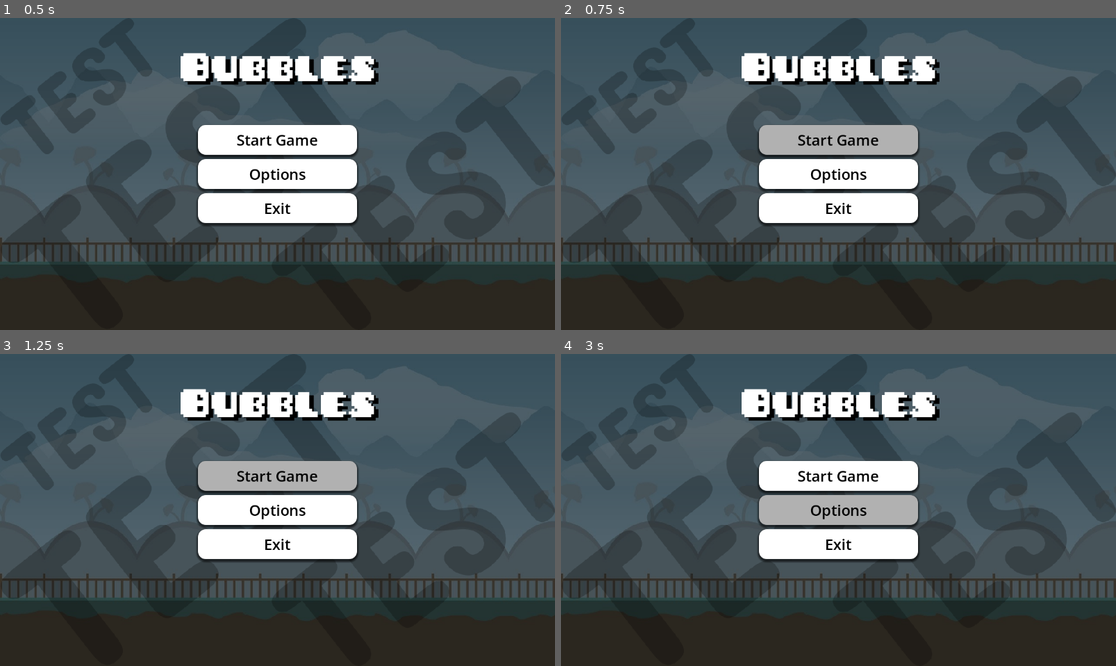
Above: before the commit, frames 1-4 (two rows, left to right).
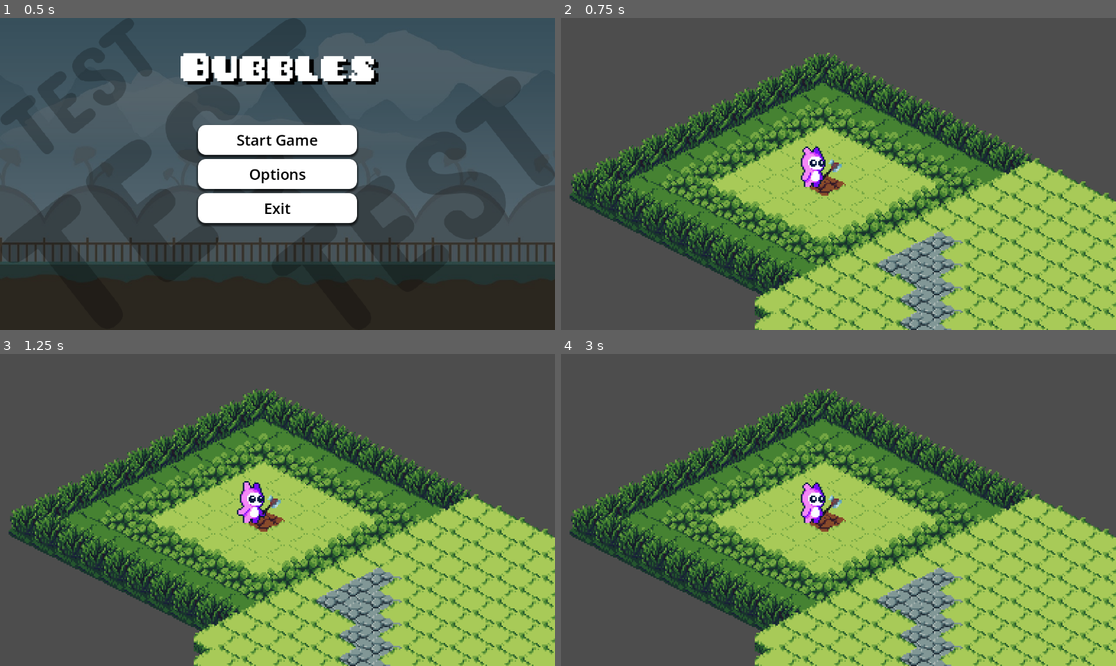
Above: after the commit, the same moments.

Repository: capuae123/nameless
Game: Godot game, scene res://main_menu.tscn
Same seed, same stepped clock (60 frames per second), same inputs: the game is played once before the commit and once after it.
Inputs (mouse positions are in pixels of both pictures, inside the frame that each line leads up to):
- Up to frame 1 (0.5 s): no input
- Up to frame 2 (0.75 s): click "Start Game" at 0.5 s
- Up to frame 3 (1.25 s): no input
- Up to frame 4 (3 s): click (838, 475) at 1.25 s, where only the run before the commit has a clickable "Start Game"; click (838, 475) at 2 s, where only the run before the commit has a clickable "Start Game"; click (838, 510) at 2.75 s, where only the run before the commit has a clickable "Options"

Frame 1 is identical in both runs. In frame 2, 76% of the frame differs, in the area x 0-100%, y 0-100%; in frame 3, 76%; in frame 4, 76%.

Commit message:
bubbles and menu function

Diff:
--- a/Scenes/cold_bubble.tscn
+++ b/Scenes/cold_bubble.tscn
@@ -1,13 +1,13 @@
 [gd_scene load_steps=3 format=3 uid="uid://cwceianb7k7la"]
 
 [ext_resource type="Script" path="res://Scripts/cold_bubble.gd" id="1_awhct"]
-
-[sub_resource type="CanvasTexture" id="CanvasTexture_0671j"]
+[ext_resource type="Texture2D" uid="uid://3355rkr7i7oo" path="res://Blue Bubble.png" id="2_usnbs"]
 
 [node name="ColdBubble" type="Node2D"]
 script = ExtResource("1_awhct")
 
 [node name="Sprite2D" type="Sprite2D" parent="."]
 modulate = Color(0.133333, 1, 1, 1)
-scale = Vector2(6.695, 6.695)
-texture = SubResource("CanvasTexture_0671j")
+position = Vector2(3, 0)
+scale = Vector2(0.58, 0.5975)
+texture = ExtResource("2_usnbs")
--- a/Scenes/hot_bubble.tscn
+++ b/Scenes/hot_bubble.tscn
@@ -1,13 +1,14 @@
-[gd_scene load_steps=3 format=3 uid="uid://c0eqk4me5s7fk"]
+[gd_scene load_steps=3 format=3 uid="uid://yqsxtks5026a"]
 
-[ext_resource type="Script" path="res://Scenes/hot_bubble.gd" id="1_326yp"]
-
-[sub_resource type="CanvasTexture" id="CanvasTexture_k7k7h"]
+[ext_resource type="Script" path="res://Scripts/hot_bubble.gd" id="1_326yp"]
+[ext_resource type="Texture2D" uid="uid://b17ytcs8nnw4q" path="res://Red Bubble.png" id="1_jfvxo"]
 
 [node name="HotBubble" type="Node2D"]
 scale = Vector2(6.695, 6.695)
 script = ExtResource("1_326yp")
 
 [node name="Sprite2D" type="Sprite2D" parent="."]
-modulate = Color(1, 0.0901961, 0.121569, 1)
-texture = SubResource("CanvasTexture_k7k7h")
+texture_filter = 1
+position = Vector2(0.597461, 0)
+scale = Vector2(0.0840935, 0.0864274)
+texture = ExtResource("1_jfvxo")
--- a/Scenes/main2.tscn
+++ b/Scenes/main2.tscn
@@ -9,7 +9,7 @@
 position = Vector2(210, 108)
 
 [node name="Player2" parent="." instance=ExtResource("2_us25h")]
-position = Vector2(195, 119)
+position = Vector2(201, 114)
 
 [node name="Camera2D" type="Camera2D" parent="Player2"]
 position = Vector2(3, -7.00001)
--- a/Scenes/player2.tscn
+++ b/Scenes/player2.tscn
@@ -1,11 +1,10 @@
 [gd_scene load_steps=12 format=3 uid="uid://dhistymeniayq"]
 
 [ext_resource type="Script" path="res://Scripts/playerWB.gd" id="1_oc1go"]
-[ext_resource type="PackedScene" uid="uid://c0eqk4me5s7fk" path="res://Scenes/hot_bubble.tscn" id="2_3qo4a"]
-[ext_resource type="Texture2D" path="res://Assets/1 Pink_Monster/Pink_Monster_Idle_4.png" id="2_rvgrx"]
+[ext_resource type="PackedScene" uid="uid://yqsxtks5026a" path="res://Scenes/hot_bubble.tscn" id="2_3qo4a"]
+[ext_resource type="Texture2D" uid="uid://chxmfb5bmdhbi" path="res://Assets/1 Pink_Monster/Pink_Monster_Idle_4.png" id="2_rvgrx"]
 [ext_resource type="PackedScene" uid="uid://cwceianb7k7la" path="res://Scenes/cold_bubble.tscn" id="3_13w8v"]
-
-[sub_resource type="CanvasTexture" id="CanvasTexture_lngf3"]
+[ext_resource type="Texture2D" uid="uid://bhc22qs181dak" path="res://Weapon.png" id="4_s5r3e"]
 
 [sub_resource type="AtlasTexture" id="AtlasTexture_g33x0"]
 atlas = ExtResource("2_rvgrx")
@@ -56,15 +55,16 @@
 
 [node name="gun" type="Sprite2D" parent="."]
 z_index = 1
-position = Vector2(-5, -9)
-scale = Vector2(10, 2)
-texture = SubResource("CanvasTexture_lngf3")
+position = Vector2(-2, -10.5)
+scale = Vector2(1.0625, 1.15625)
+texture = ExtResource("4_s5r3e")
+flip_h = true
 
 [node name="Tip" type="Marker2D" parent="gun"]
-position = Vector2(0.5, 0)
+position = Vector2(5.415, 0.375)
 
 [node name="AnimatedSprite2D" type="AnimatedSprite2D" parent="."]
-position = Vector2(-13, -15)
+position = Vector2(-14, -14)
 sprite_frames = SubResource("SpriteFrames_tdnwg")
 animation = &"idle"
 autoplay = "idle"
--- a/Scripts/cold_bubble.gd
+++ b/Scripts/cold_bubble.gd
@@ -1,6 +1,6 @@
 extends Node2D
 
-@export var speed: float = 200.0
+@export var speed: float = 100.0
 
 func _process(delta: float):
 	# Move the bubble upwards
--- a/Scenes/hot_bubble.gd
+++ b/Scripts/hot_bubble.gd
@@ -1,6 +1,6 @@
 extends Node2D
 
-@export var speed: float = 200.0
+@export var speed: float = 100.0
 
 func _process(delta: float):
 	# Move the bubble upwards
--- a/Scripts/hot_bubble.tscn
+++ /dev/null
@@ -1,12 +0,0 @@
-[gd_scene load_steps=3 format=3 uid="uid://yqsxtks5026a"]
-
-[ext_resource type="Script" path="res://hot_bubble.gd" id="1_0mkm5"]
-
-[sub_resource type="CanvasTexture" id="CanvasTexture_1ldfg"]
-
-[node name="HotBubble" type="Node2D"]
-script = ExtResource("1_0mkm5")
-
-[node name="Sprite2D" type="Sprite2D" parent="."]
-modulate = Color(0.992157, 0.0745098, 0.368627, 1)
-texture = SubResource("CanvasTexture_1ldfg")
--- a/main_menu.gd
+++ b/main_menu.gd
@@ -12,7 +12,7 @@
 
 
 func _on_start_pressed() -> void:
-	print("Start Pressed")
+	get_tree().change_scene_to_file("res://Scenes/main2.tscn")
 
 
 func _on_options_pressed() -> void:
@@ -20,4 +20,4 @@
 
 
 func _on_exit_pressed() -> void:
-	print("Exit pressed")
+	get_tree().quit()
Binary file added: Blue Bubble.png
Not shown, added: Blue Bubble.png.import
Binary file added: Red Bubble.png
Not shown, added: Red Bubble.png.import
Binary file added: Weapon.png
Not shown, added: Weapon.png.import
